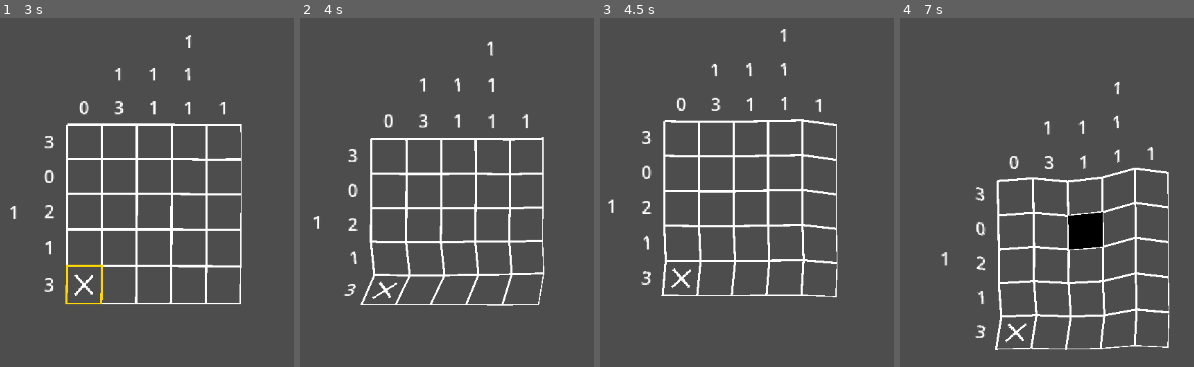
Above: before the commit, frames 1-4 (left to right).
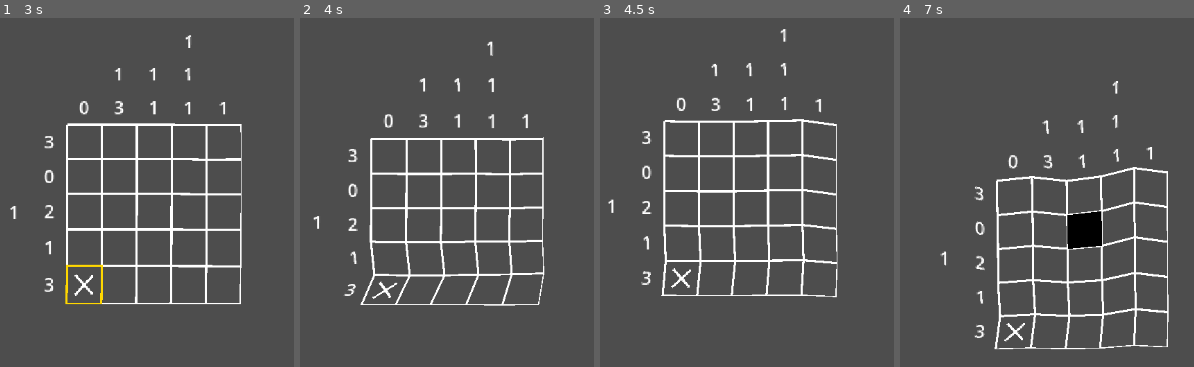
Above: after the commit, the same moments.

Repository: kennethbchen/Medical-Malpicross-Game
Game: Godot game, scene res://scenes/game.tscn
The game is run twice, just before and just after one commit, with the same random seed, the same clock (stepped at 60 frames per second) and the same inputs.
Inputs (mouse positions are in pixels of both pictures, inside the frame that each line leads up to):
- Up to frame 1 (3 s): tap Enter at 0.5 s; move the mouse to (outside the picture) at 0.52 s; press the mouse at (outside the picture) at 0.53 s; move the mouse to (outside the picture) at 1.27 s; release the mouse at (outside the picture) at 1.28 s; right-click (outside the picture) at 1.35 s; move the mouse to (199, 80) at 2.02 s; press the mouse at (199, 80) at 2.03 s; move the mouse to (79, 269) at 2.77 s; release the mouse at (79, 269) at 2.78 s; right-click (79, 269) at 2.85 s
- Up to frame 2 (4 s): move the mouse to (outside the picture) at 3.52 s; press the mouse at (outside the picture) at 3.53 s
- Up to frame 3 (4.5 s): move the mouse to (outside the picture) at 4.27 s; release the mouse at (outside the picture) at 4.28 s; right-click (outside the picture) at 4.35 s
- Up to frame 4 (7 s): move the mouse to (1058, 178) at 5.02 s; press the mouse at (1058, 178) at 5.03 s; move the mouse to (outside the picture) at 5.77 s; release the mouse at (outside the picture) at 5.78 s; right-click (outside the picture) at 5.85 s; move the mouse to (outside the picture) at 6.52 s; press the mouse at (outside the picture) at 6.53 s

Frame 1 is identical in both runs. In frame 2, less than 0.1% of the frame differs, in the area x 16-83%, y 18-83%; in frame 3, less than 0.1%; in frame 4, 5.8%, in the area x 13-92%, y 18-96%.

Commit message:
Fixed bug in add trauma where it was not correctly added

Diff:
--- a/scripts/simulation/flesh_sim.gd
+++ b/scripts/simulation/flesh_sim.gd
@@ -68,7 +68,7 @@
 	var avoidance_contribution = -( get_global_mouse_position() - input_area_center - global_position).normalized() * avoid_intensity
 
 	var noi_speed: float = lerp(noise_speed, 10.0, trauma_influence)
-	var noi_amplitude: float = lerp(noise_amplitude, noise_amplitude * 1.1, trauma_influence)
+	var noi_amplitude: float = lerp(noise_amplitude, noise_amplitude * 1.04, trauma_influence)
 	var noise_contribution = Vector2(x_noise.get_noise_1d(Time.get_ticks_msec() / 1000.0 * noi_speed), \
 		y_noise.get_noise_1d(Time.get_ticks_msec() / 1000.0 * noi_speed
 	)) * noi_amplitude
@@ -103,4 +103,4 @@
 	draw_circle(input_area_center, 5, Color.PURPLE)
 
 func _add_trauma(amount: float) -> void:
-	trauma += clamp(trauma + amount, 0, 1.0)
+	trauma = clamp(trauma + amount, 0, 1.0)
